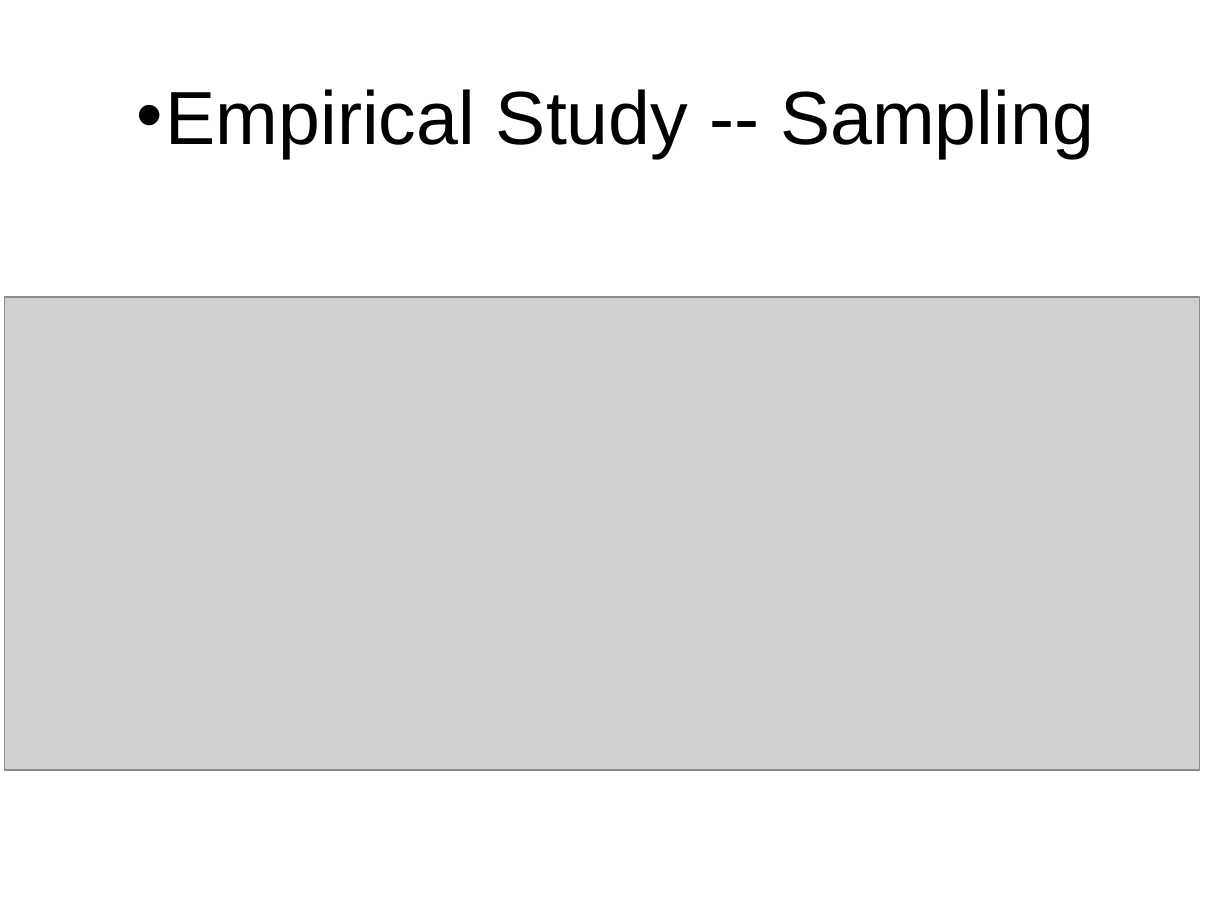
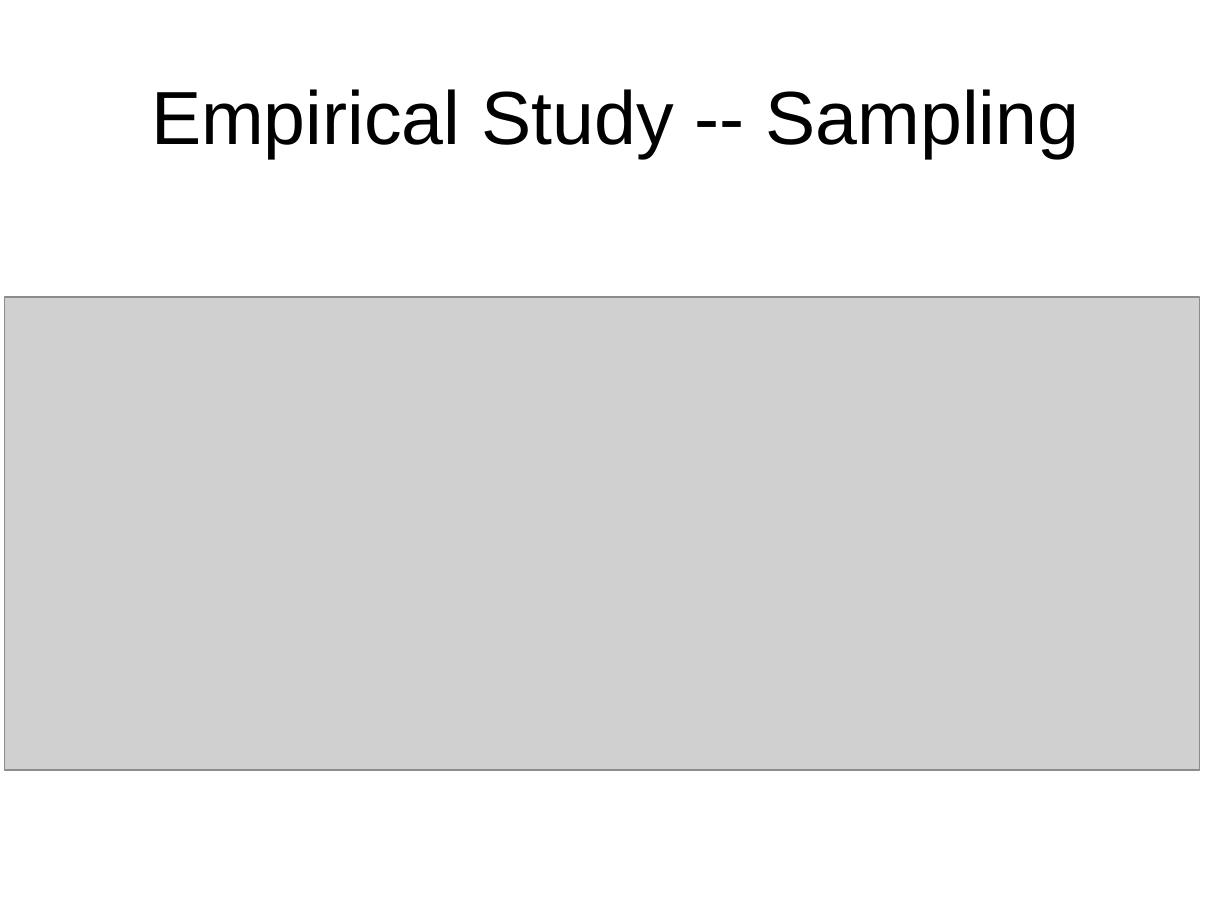
Before and after one commit to xiaohe27/Papers4Courses, a slide deck: slide 6 of CS527/Presentation/Non-Null-By-Default.ppt. Drawn at 1232x924 pixels with LibreOffice and Linux fonts; fonts in the diff are those of the drawing; grey boxes stand for pictures. Boxes give left, top, right and bottom in pixels: in the first picture for what was removed or moved away, otherwise in the second. Text is boxed around its words. In the diff, an @@ line names an element or a change of style, - is before the commit and + after.

Commit message:
update

```diff
--- a/CS527/Presentation/Non-Null-By-Default.ppt
+++ b/CS527/Presentation/Non-Null-By-Default.ppt
@@ title "Empirical Study -- Sampling" at (151, 89, 1080, 158): bullet • to none @@
```
Also in this commit, not shown: 1 other slide changed.
